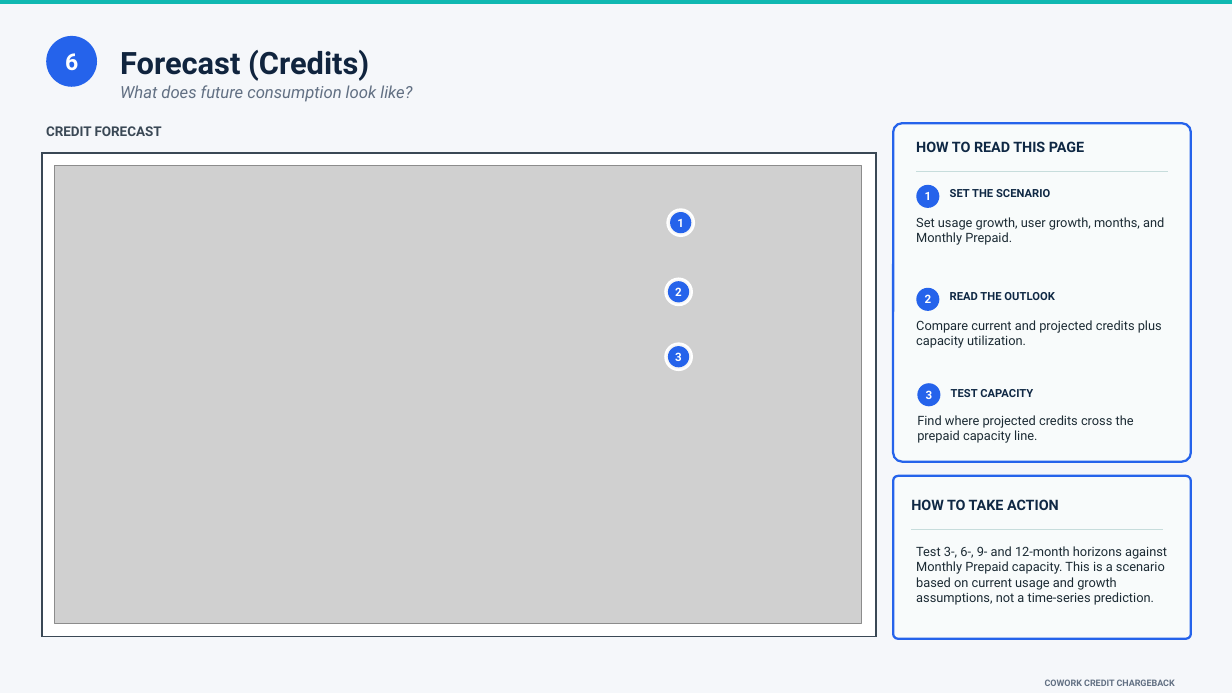
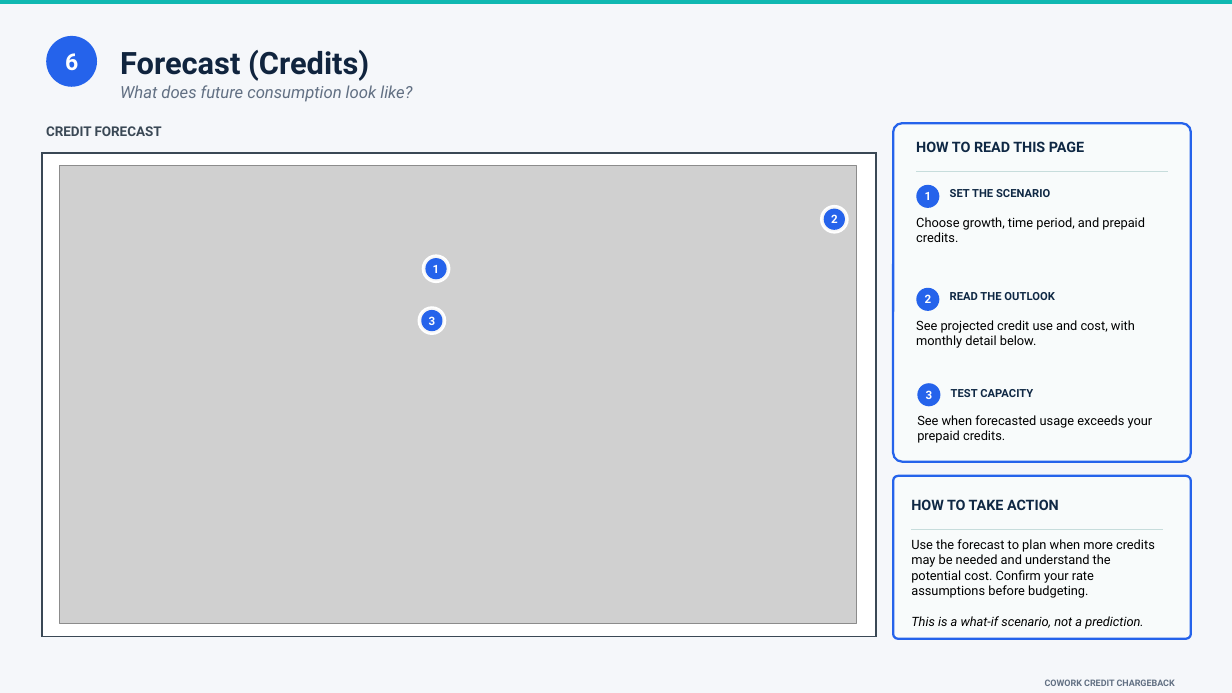
Before and after one commit to microsoft/CreditUsage, a slide deck: slide 16 of Cowork Chargeback - Report Reading Guide.pptx. Drawn at 1232x693 pixels with LibreOffice and Linux fonts; fonts in the diff are those of the drawing; grey boxes stand for pictures. Boxes give left, top, right and bottom in pixels: in the first picture for what was removed or moved away, otherwise in the second. Text is boxed around its words. In the diff, an @@ line names an element or a change of style, - is before the commit and + after.

```diff
--- a/Cowork Chargeback - Report Reading Guide.pptx
+++ b/Cowork Chargeback - Report Reading Guide.pptx
@@ picture: place and size @@
-picture at [55, 165, 861, 624]
+picture at [59, 165, 857, 624]
@@ ellipse: place and size @@
-ellipse at [665, 278, 692, 305]
+ellipse at [821, 206, 848, 233]
@@ ellipse "2": place and size @@
-ellipse "2" at [668, 281, 689, 302]
+ellipse "2" at [823, 209, 845, 230]
@@ text at [916, 217, 1145, 242]: text changed; text colour #1C2B34 to #000000 @@
-Set usage growth, user growth, months, and Monthly Prepaid.
+Choose growth, time period, and prepaid credits.
@@ ellipse: place and size @@
-ellipse at [667, 209, 694, 236]
+ellipse at [422, 255, 449, 282]
@@ ellipse "1": place and size @@
-ellipse "1" at [670, 212, 691, 233]
+ellipse "1" at [425, 258, 446, 279]
@@ ellipse: place and size @@
-ellipse at [665, 344, 692, 371]
+ellipse at [419, 307, 445, 334]
@@ ellipse "3": place and size @@
-ellipse "3" at [668, 347, 689, 368]
+ellipse "3" at [421, 310, 443, 331]
@@ text at [916, 320, 1135, 348]: text changed; text colour #1C2B34 to #000000 @@
-Compare current and projected credits plus capacity utilization.
+See projected credit use and cost, with monthly detail below.
@@ text at [917, 415, 1153, 443]: text changed; text colour #1C2B34 to #000000 @@
-Find where projected credits cross the prepaid capacity line.
+See when forecasted usage exceeds your prepaid credits.
@@ text at [911, 539, 1155, 629]: text changed; text colour #1C2B34 to #000000 @@
-Test 3-, 6-, 9- and 12-month horizons against Monthly Prepaid capacity. This is a scenario based on current usage and growth assumptions, not a time-series prediction.
+Use the forecast to plan when more credits may be needed and understand the potential cost. Confirm your rate assumptions before budgeting.
+This is a what-if scenario, not a prediction.
```
Also in this commit, not shown: 1 other slide changed.
